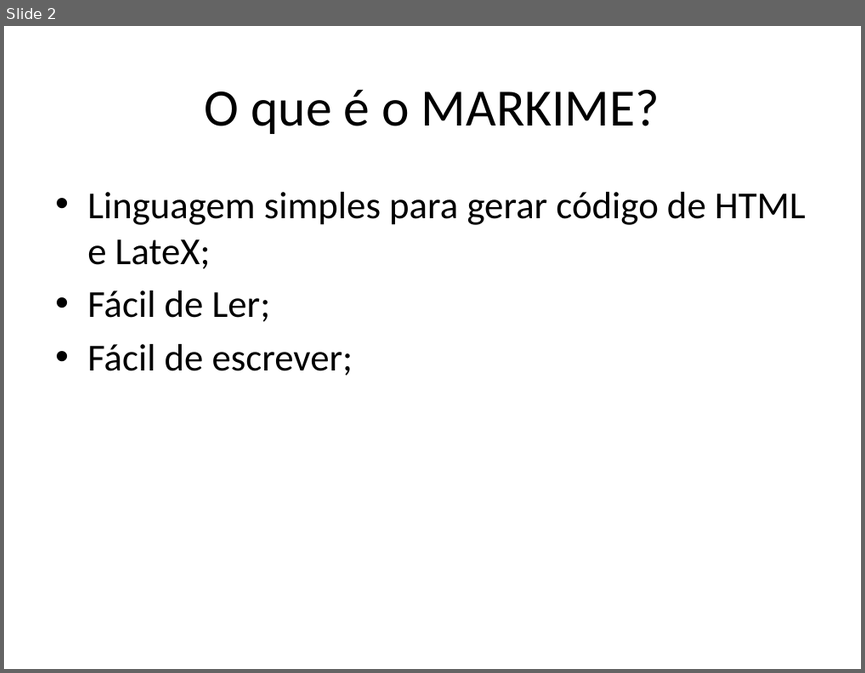
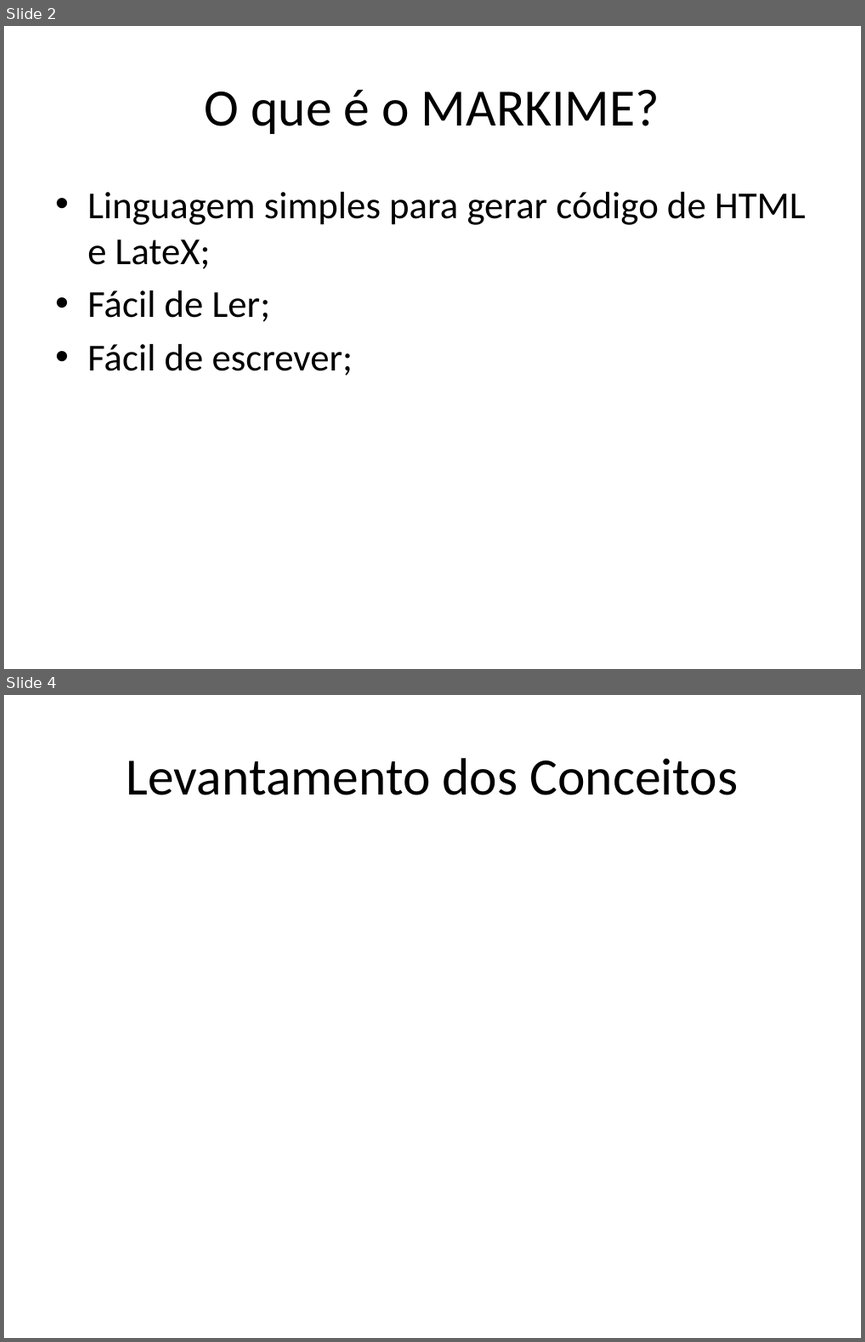
Before and after one commit to rayssak/markime, a slide deck: MARKIME.pptx. Shown one above the other, each under a label of ours: slide 2 before the commit, slides 2 and 4 after it; the slides between them are not shown. The pictures are 865x673 and 865x1342 pixels, drawn with LibreOffice and Linux fonts; fonts in the diff are those of the drawing. Boxes give left, top, right and bottom in pixels: in the first picture for what was removed or moved away, otherwise in the second. Text is boxed around its words. In the diff, an @@ line names an element or a change of style, - is before the commit and + after.

Commit message:
Apresentação...

```diff
--- a/MARKIME.pptx
+++ b/MARKIME.pptx
@@ slide 4 added at [4,695,861,1338], background #FFFFFF @@
@@ title added at [126,758,738,795], 44 pt, text #000000 @@
+Levantamento dos Conceitos
```
Also in this commit, not shown: 2 other slides added.
